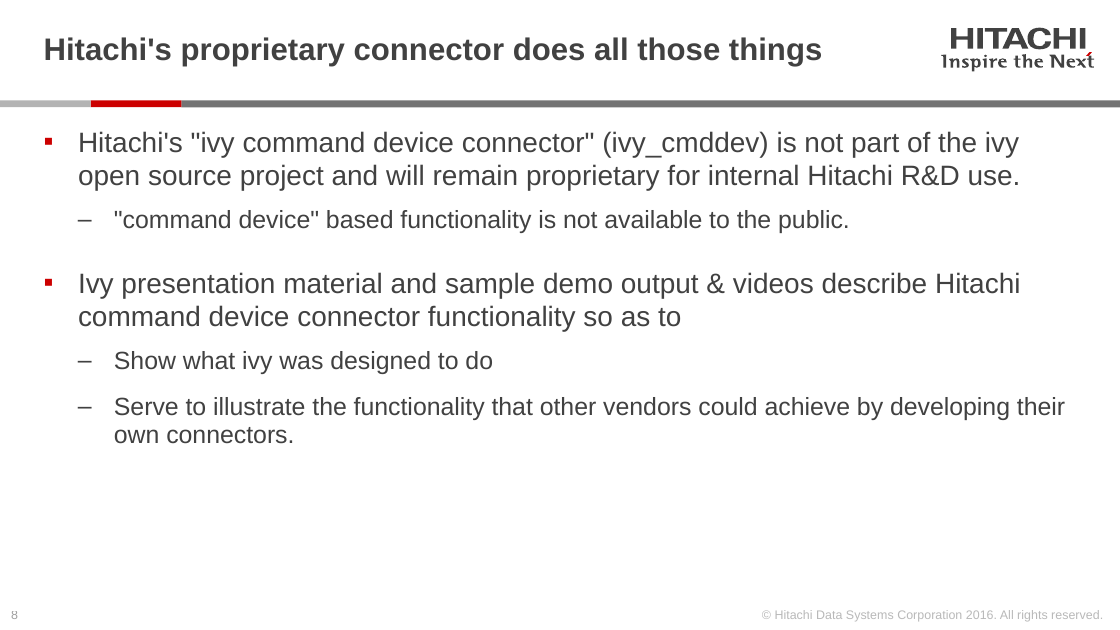
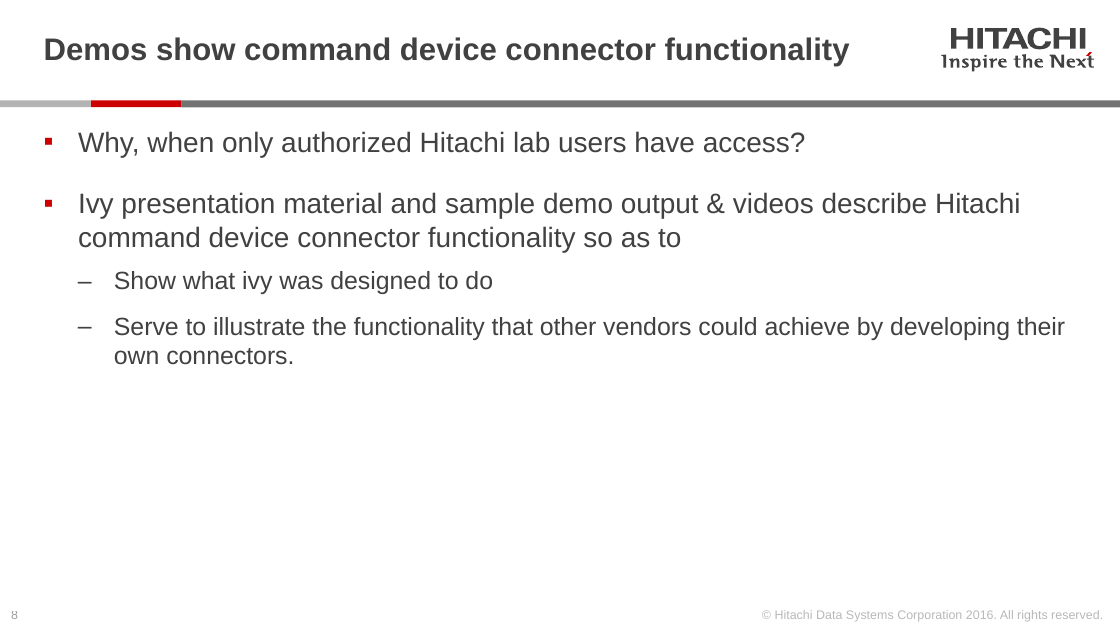
Before and after one commit to Hitachi-Data-Systems/ivy, a slide deck: slide 8 of doc/01.Introduction_to_ivy.pptx. Drawn at 1120x630 pixels with LibreOffice and Linux fonts; fonts in the diff are those of the drawing. Boxes give left, top, right and bottom in pixels: in the first picture for what was removed or moved away, otherwise in the second. Text is boxed around its words. In the diff, an @@ line names an element or a change of style, - is before the commit and + after.

Commit message:
part two of documentation update

```diff
--- a/doc/01.Introduction_to_ivy.pptx
+++ b/doc/01.Introduction_to_ivy.pptx
@@ title at [44,37,850,67]: text changed @@
-Hitachi's proprietary connector does all those things
+Demos show command device connector functionality
@@ text at [78,131,806,157]: text changed @@
-▪ Hitachi's "ivy command device connector" (ivy_cmddev) is not part of the ivy open source project and will remain proprietary for internal Hitachi R&D use.
-  ‒ "command device" based functionality is not available to the public.
+▪ Why, when only authorized Hitachi lab users have access?
```
Also in this commit, not shown: 17 other slides changed, 1 slide added, 2 slides removed, 3 other files.
